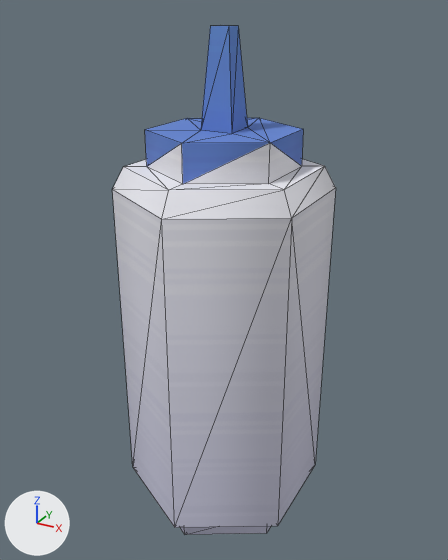
The glTF model Hazard_Bleach_Kitchen.glb, before and after one commit.
Both versions are drawn from a camera (50 mm lens) standing at (0.218, -0.396, 0.405) and looking at (-0.002, 0.003, 0.205). The axes (+X, +Y, +Z) are drawn at lower left. The lights are the same throughout. The older version comes first. Mesh edges are drawn as thin lines. Vertices at exactly the same position are counted once.

The first picture shows 'Hazard_Bleach_Kitchen'.
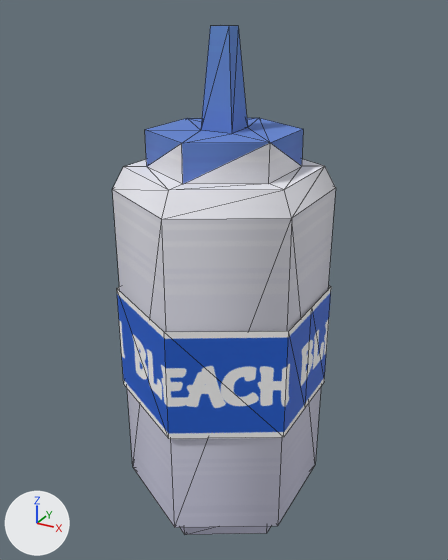
Changed parts and their boxes [x1, y1, x2, y2] in the pictures (448 x 560 px):
part 1 of me_hazard_bleach_kitchen, added: after [117, 285, 331, 439]

What the commit changed:
Picture 'bleach_label' (img_bleach_label) is new.
Material 'label' (mat_label) is new.
Its texture is img_bleach_label.
Its roughness is 0.6.
me_hazard_bleach_kitchen is used by ob_hazard_bleach_kitchen; location (0.0, 0.0, 0.0).
me_hazard_bleach_kitchen had 50 vertices, 96 faces and spanned x -0.072..0.072, y -0.083..0.083, z 0.0..0.393.
me_hazard_bleach_kitchen now has 66 vertices, 112 faces and spans x -0.074..0.074, y -0.086..0.086, z 0.0..0.393.
me_hazard_bleach_kitchen part 1: a new loose piece of 16 vertices spanning x -0.074..0.074, y -0.086..0.086, z 0.11..0.2, in mat_label (picture img_bleach_label).
me_hazard_bleach_kitchen gains material mat_label (picture img_bleach_label).
